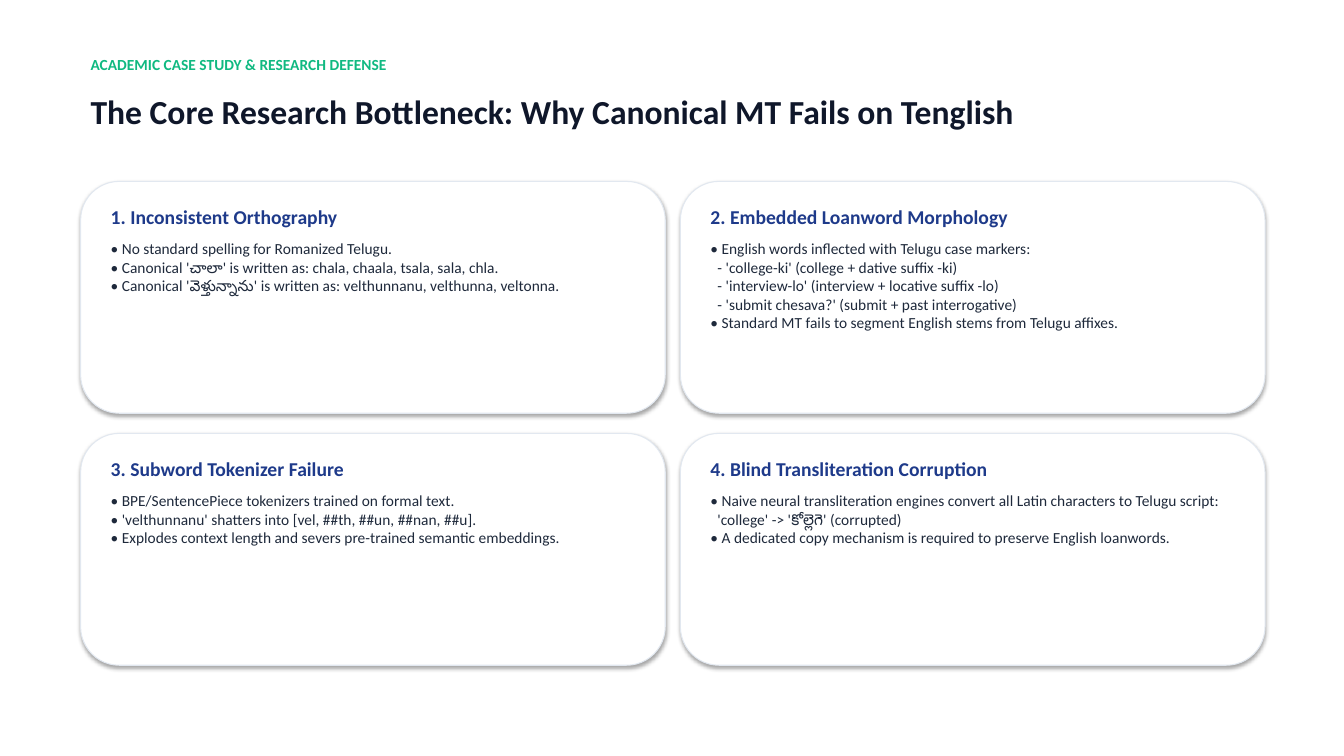
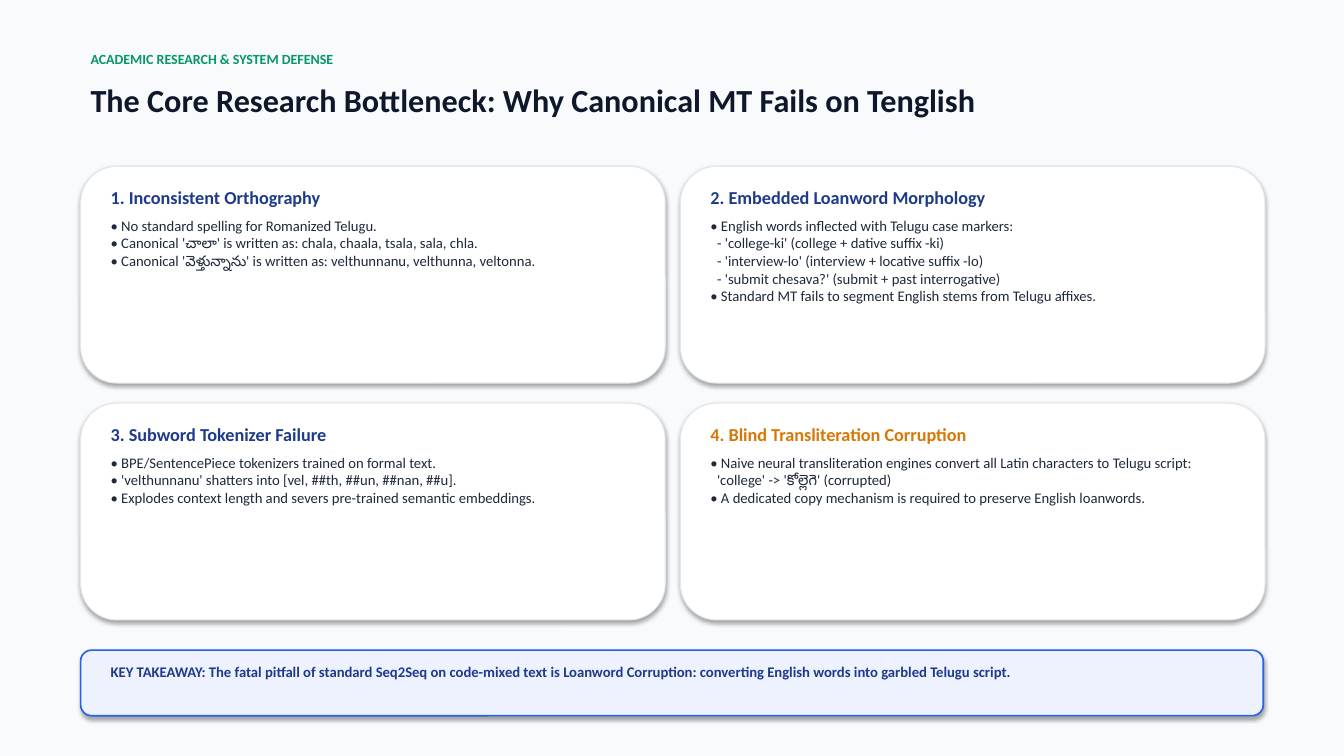
Before and after one commit to CHAITANYA-THURANGI/NormMix, a slide deck: slide 6 of docs/presentation.pptx (slide 7 before the commit). Drawn at 1344x756 pixels with LibreOffice and Linux fonts; fonts in the diff are those of the drawing. Boxes give left, top, right and bottom in pixels: in the first picture for what was removed or moved away, otherwise in the second. Text is boxed around its words. In the diff, an @@ line names an element or a change of style, - is before the commit and + after.

```diff
--- a/docs/presentation.pptx
+++ b/docs/presentation.pptx
@@ rectangle added at box(0, 0, 1344, 756), fill #F8FAFC @@
@@ text at box(91, 55, 333, 64): text changed; size 11 to 10 pt; text colour #10B981 to #059669 @@
-ACADEMIC CASE STUDY & RESEARCH DEFENSE
+ACADEMIC RESEARCH & SYSTEM DEFENSE
@@ text "The Core Research Bottleneck: Why ...": place and size @@
-text "The Core Research Bottleneck: Why ..." at box(91, 100, 1013, 130)
+text "The Core Research Bottleneck: Why ..." at box(91, 89, 975, 118)
@@ text "The Core Research Bottleneck: Why ..." at box(91, 89, 975, 118): size 24 to 23 pt @@
@@ rounded rectangle: place and size @@
-rounded rectangle at box(81, 181, 665, 413)
+rounded rectangle at box(81, 166, 665, 383)
@@ rounded rectangle: place and size @@
-rounded rectangle at box(681, 181, 1265, 413)
+rounded rectangle at box(681, 166, 1265, 383)
@@ text "1. Inconsistent Orthography": place and size @@
-text "1. Inconsistent Orthography" at box(111, 210, 560, 296)
+text "1. Inconsistent Orthography" at box(111, 191, 536, 271)
@@ text "1. Inconsistent Orthography" at box(111, 191, 536, 271): size 14 to 13 pt in "1. Inconsistent Orthography"; size 11 to 10.5 pt in "• No standard spelling for Romanized Telugu. ..."; less space between paragraphs @@
@@ text "2. Embedded Loanword Morphology": place and size @@
-text "2. Embedded Loanword Morphology" at box(710, 210, 1118, 331)
+text "2. Embedded Loanword Morphology" at box(710, 191, 1096, 304)
@@ text "2. Embedded Loanword Morphology" at box(710, 191, 1096, 304): size 14 to 13 pt in "2. Embedded Loanword Morphology"; size 11 to 10.5 pt in "• English words inflected with Telugu case ..."; less space between paragraphs @@
@@ rounded rectangle: place and size @@
-rounded rectangle at box(81, 434, 665, 665)
+rounded rectangle at box(81, 403, 665, 620)
@@ text "3. Subword Tokenizer Failure": place and size @@
-text "3. Subword Tokenizer Failure" at box(111, 462, 560, 546)
+text "3. Subword Tokenizer Failure" at box(111, 428, 535, 506)
@@ text "3. Subword Tokenizer Failure" at box(111, 428, 535, 506): size 14 to 13 pt in "3. Subword Tokenizer Failure"; size 11 to 10.5 pt in "• BPE/SentencePiece tokenizers trained on formal text. ..."; less space between paragraphs @@
@@ rounded rectangle: place and size @@
-rounded rectangle at box(681, 434, 1265, 665)
+rounded rectangle at box(681, 403, 1265, 620)
@@ text "4. Blind Transliteration Corruption": place and size @@
-text "4. Blind Transliteration Corruption" at box(710, 462, 1219, 546)
+text "4. Blind Transliteration Corruption" at box(710, 428, 1192, 506)
@@ text "4. Blind Transliteration Corruption" at box(710, 428, 1192, 506): size 14 to 13 pt, text colour #1E3A8A to #D97706 in "4. Blind Transliteration Corruption"; size 11 to 10.5 pt in "• Naive neural transliteration engines convert all ..."; less space between paragraphs @@
@@ rounded rectangle added at box(81, 650, 1263, 716), fill #EEF2FF, outline #2563EB 1.2 pt @@
@@ text added at box(111, 666, 1010, 680), 10.5 pt, text #1E3A8A, bold @@
+KEY TAKEAWAY: The fatal pitfall of standard Seq2Seq on code-mixed text is Loanword Corruption: converting English words into garbled Telugu script.
```
Also in this commit, not shown: 4 other slides changed, 9 slides added, 7 slides removed, 13 other files.
